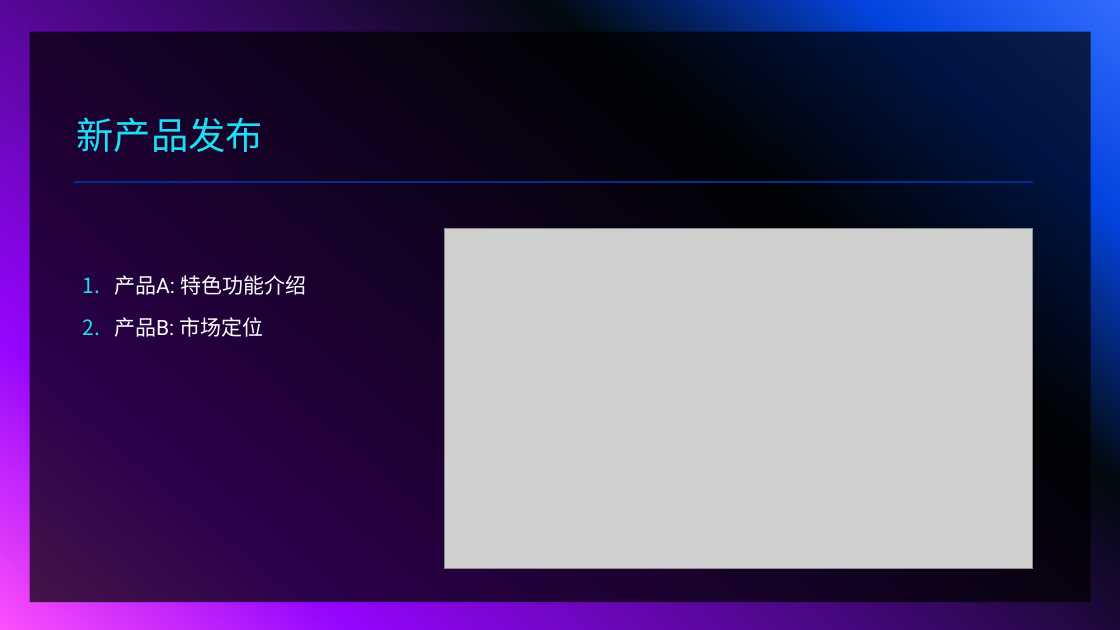
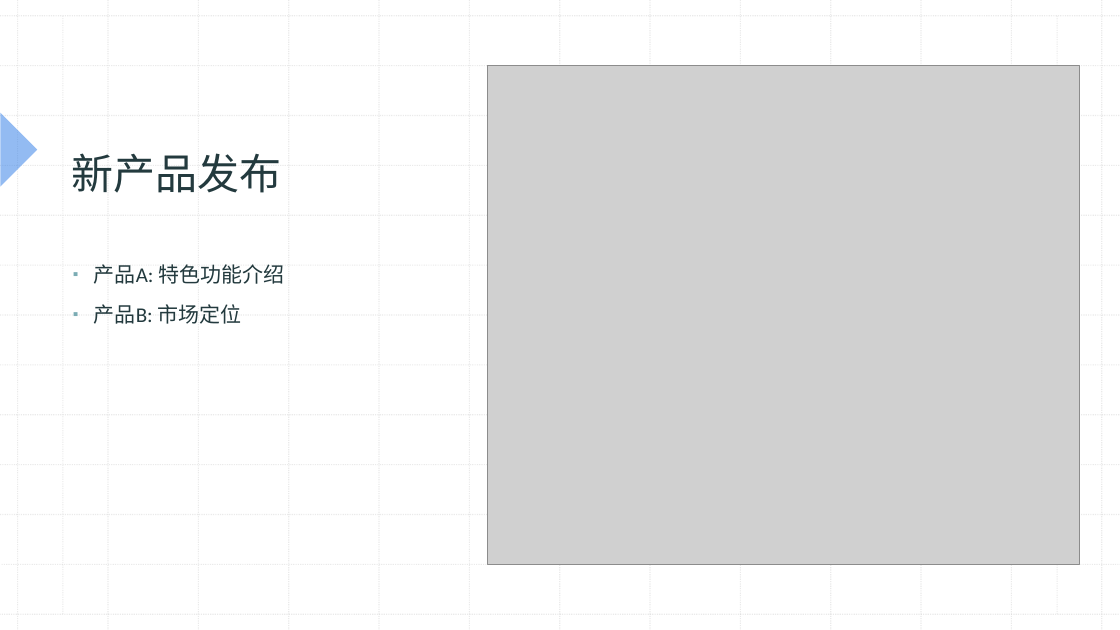
Before and after one commit to paulhuiseismic/ChatPPT-Learning, a slide deck: slide 4 of output/ChatPPT Demo.pptx. Drawn at 1120x630 pixels with LibreOffice and Linux fonts; fonts in the diff are those of the drawing; grey boxes stand for pictures. Boxes give left, top, right and bottom in pixels: in the first picture for what was removed or moved away, otherwise in the second. Text is boxed around its words. In the diff, an @@ line names an element or a change of style, - is before the commit and + after.

```diff
--- a/output/ChatPPT Demo.pptx
+++ b/output/ChatPPT Demo.pptx
@@ background gradient #316CFC to #0343DF to #02090E to #9405FC to #FC4EFB to #FFFFFF @@
@@ group added at [0, 0, 1120, 630]: 27 lines @@
@@ rectangle removed at [29, 32, 1091, 602] @@
@@ title "新产品发布": place and size @@
-title "新产品发布" at [77, 117, 264, 152]
+title "新产品发布" at [71, 153, 281, 193]
@@ title "新产品发布" at [71, 153, 281, 193]: size 32 to 36 pt, font Arial to Calibri, text colour #1CDFF5 to #233A3E; line spacing 0.9 to 1 @@
@@ picture: place and size @@
-picture at [444, 229, 1033, 569]
+picture at [488, 66, 1080, 565]
@@ right triangle added at [0, 113, 37, 186], fill #2979E7 at 50% opacity @@
@@ line moved from (74, 182) - (1033, 182) to (0, 166) - (1120, 166) @@
@@ line (0, 166) - (1120, 166): stroke #9405FC 2 pt to #BCBCBC 1 pt dashed @@
@@ text "产品A: 特色功能介绍": place and size @@
-text "产品A: 特色功能介绍" at [114, 275, 306, 337]
+text "产品A: 特色功能介绍" at [94, 264, 284, 324]
@@ text "产品A: 特色功能介绍" at [94, 264, 284, 324]: font Roboto to Calibri, text colour #FFFFFF to #233A3E; bullet 1. to ▪; line spacing 1.2 to 1.1; bullet colour #1CDFF5 to #7BACB4 @@
@@ freeform shape removed at [1024, 444, 1033, 453] @@
```
Also in this commit, not shown: 3 other slides changed, 16 other files.
